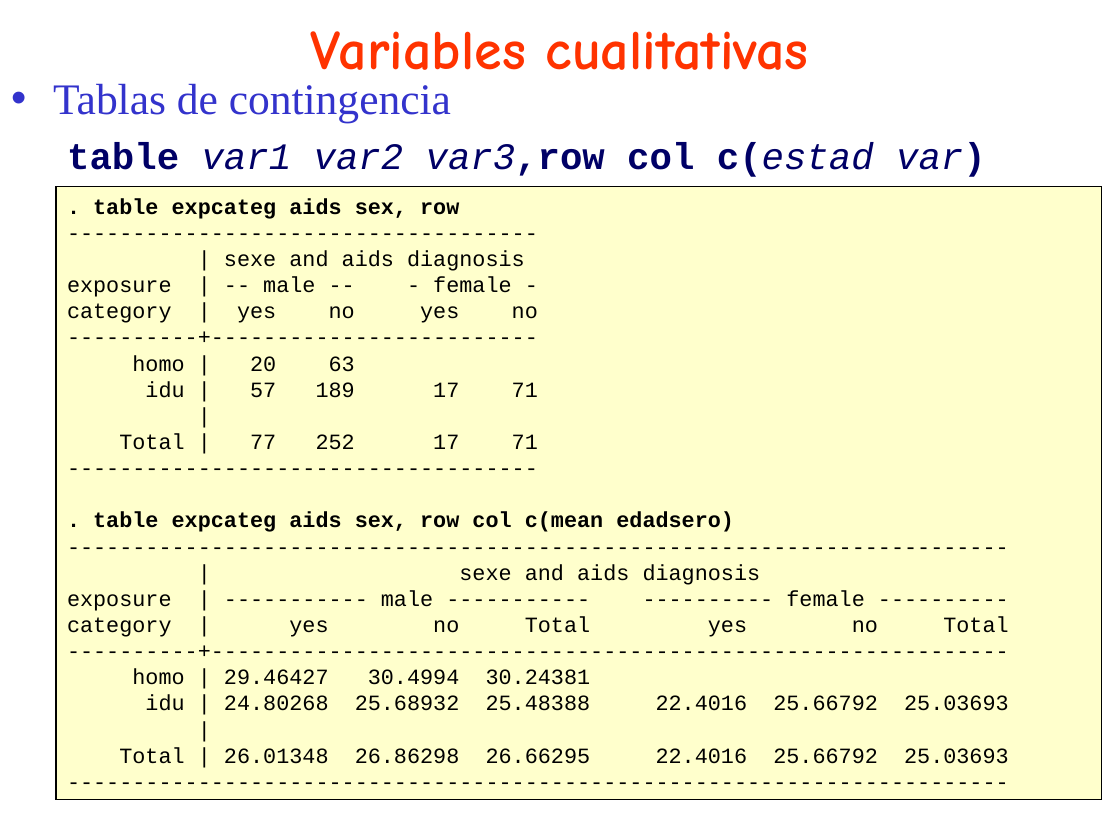
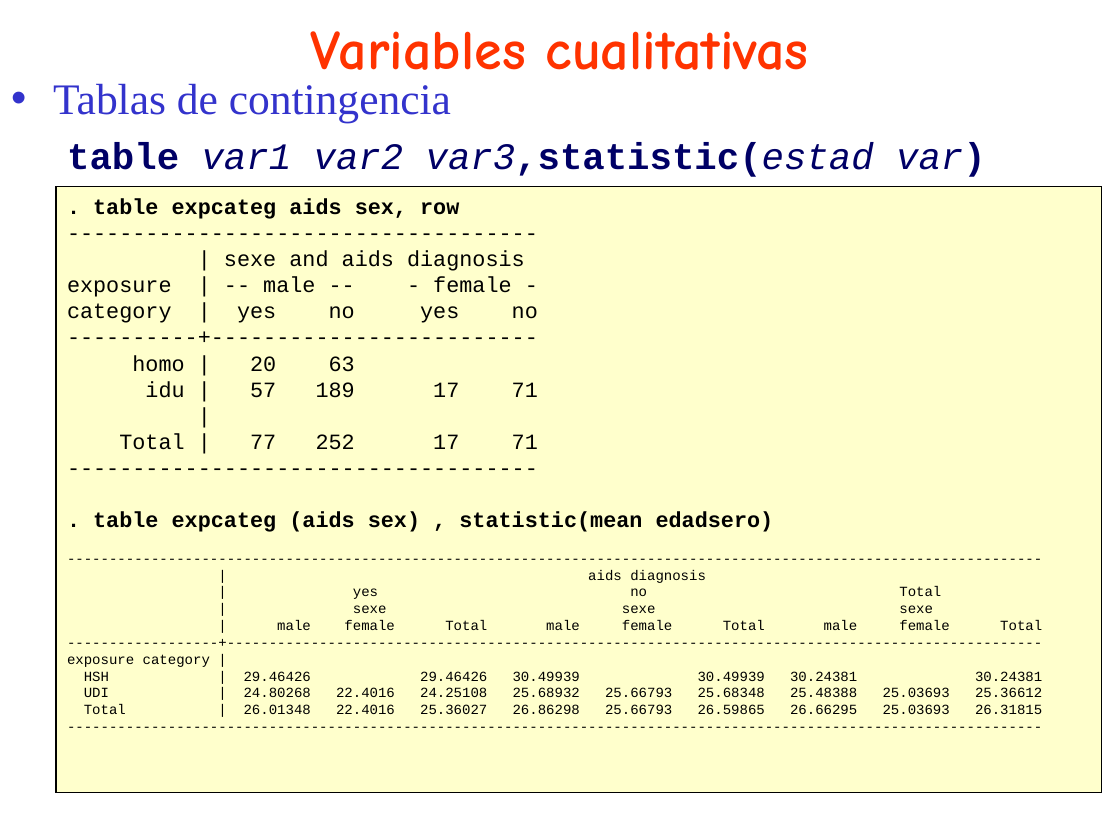
Before and after one commit to uebvhir/Course_Basic_data_analysis_with_Stata, a slide deck: slide 26 of slides/sessio_2_stata_basic.ppt. Drawn at 1120x840 pixels with LibreOffice and Linux fonts; fonts in the diff are those of the drawing. Boxes give left, top, right and bottom in pixels: in the first picture for what was removed or moved away, otherwise in the second. Text is boxed around its words. In the diff, an @@ line names an element or a change of style, - is before the commit and + after.

```diff
--- a/slides/sessio_2_stata_basic.ppt
+++ b/slides/sessio_2_stata_basic.ppt
@@ text at bbox=[67, 143, 986, 177]: text changed @@
-  table var1 var2 var3,row col c(estad var)
+  table var1 var2 var3,statistic(estad var)
@@ rectangle ". table expcateg aids sex, ...": place and size @@
-rectangle ". table expcateg aids sex, ..." at bbox=[56, 187, 1101, 800]
+rectangle ". table expcateg aids sex, ..." at bbox=[56, 187, 1101, 793]
@@ text in rectangle at bbox=[67, 512, 1042, 714]: text changed; size 14 to 9 pt @@
-. table expcateg aids sex, row col c(mean edadsero)
-------------------------------------------------------------------------
-| sexe and aids diagnosis
-exposure | ----------- male ----------- ---------- female ----------
-category | yes no Total yes no Total
-----------+-------------------------------------------------------------
-homo | 29.46427 30.4994 30.24381
-idu | 24.80268 25.68932 25.48388 22.4016 25.66792 25.03693
-|
-Total | 26.01348 26.86298 26.66295 22.4016 25.66792 25.03693
-------------------------------------------------------------------------
+. table expcateg (aids sex) , statistic(mean edadsero)
+--------------------------------------------------------------------------------------------------------------------
+| aids diagnosis
+| yes no Total
+| sexe sexe sexe
+| male female Total male female Total male female Total
+------------------+-------------------------------------------------------------------------------------------------
+exposure category |
+HSH | 29.46426 29.46426 30.49939 30.49939 30.24381 30.24381
+UDI | 24.80268 22.4016 24.25108 25.68932 25.66793 25.68348 25.48388 25.03693 25.36612
+Total | 26.01348 22.4016 25.36027 26.86298 25.66793 26.59865 26.66295 25.03693 26.31815
+--------------------------------------------------------------------------------------------------------------------
```
Also in this commit, not shown: 1 other slide changed, 1 other file.
